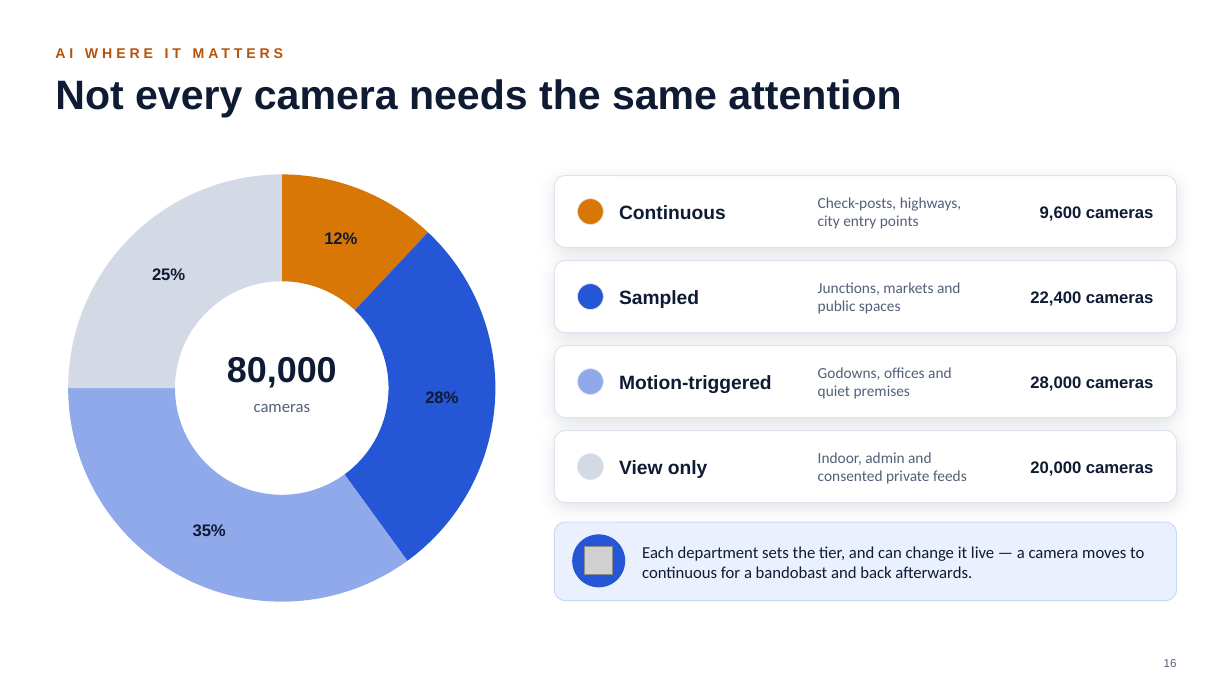
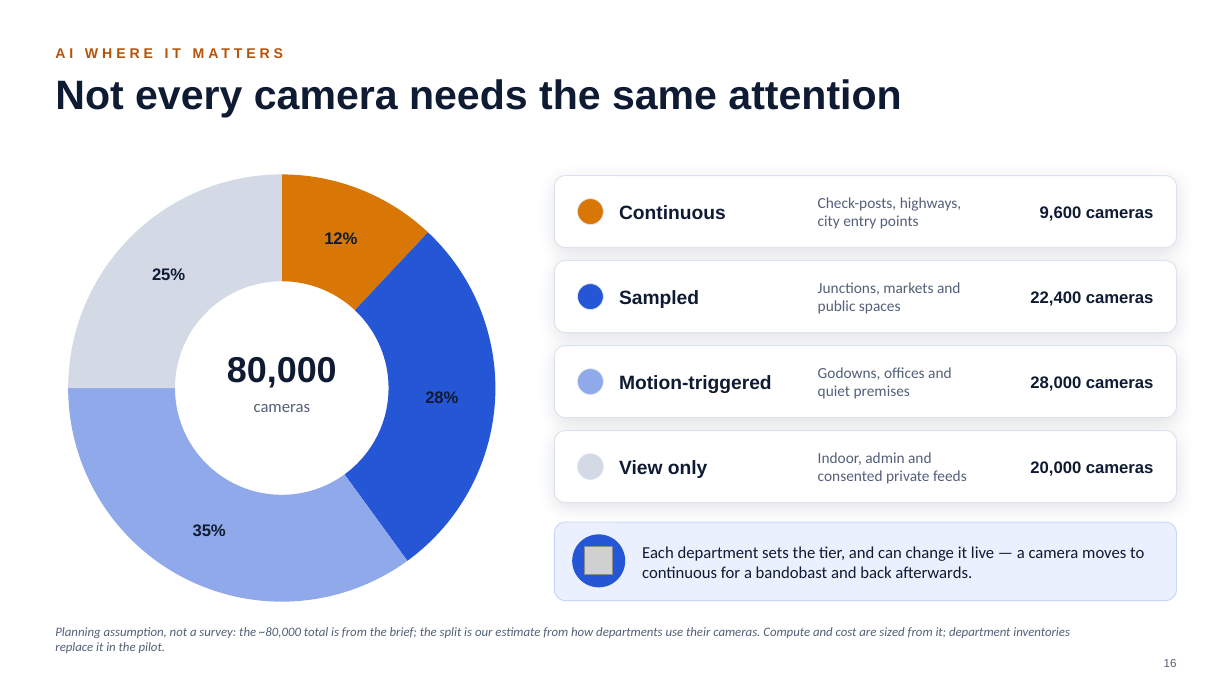
Before and after one commit to parthpatel643/sentinel-hackathon, a slide deck: slide 16 of docs/Sentinel-Finale-Pitch.pptx. Drawn at 1232x693 pixels with LibreOffice and Linux fonts; fonts in the diff are those of the drawing; grey boxes stand for pictures. Boxes give left, top, right and bottom in pixels: in the first picture for what was removed or moved away, otherwise in the second. Text is boxed around its words. In the diff, an @@ line names an element or a change of style, - is before the commit and + after.

```diff
--- a/docs/Sentinel-Finale-Pitch.pptx
+++ b/docs/Sentinel-Finale-Pitch.pptx
@@ text added at box(55, 627, 1070, 653), 10 pt, text #536079, italic @@
+Planning assumption, not a survey: the ~80,000 total is from the brief; the split is our estimate from how departments use their cameras. Compute and cost are sized from it; department inventories replace it in the pilot.
```
Also in this commit, not shown: 3 other files.
